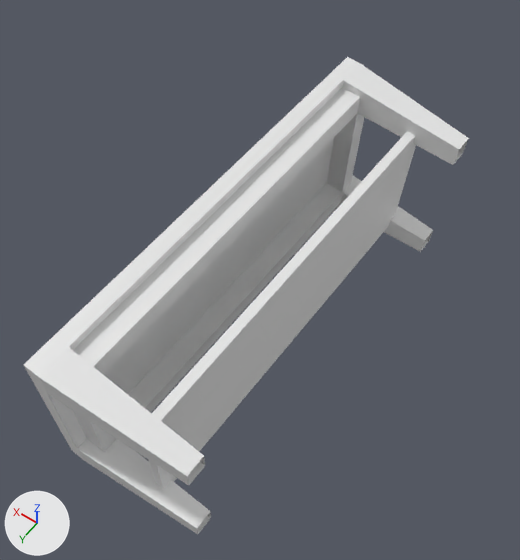
The OBJ model normalised_v2_dataset/RectangleTable/m874.obj, before and after one commit.
Before and after are seen from a 50 mm lens placed at (-0.53, 0.959, 1.218), pointed at (0.042, 0.158, -0.04). Lighting does not change. The marker at lower left points along +X, +Y and +Z. Where no turn or scale is listed for an object, it has been applied to the vertices. Vertices at the same position are counted once.

The first picture shows 'm874'.
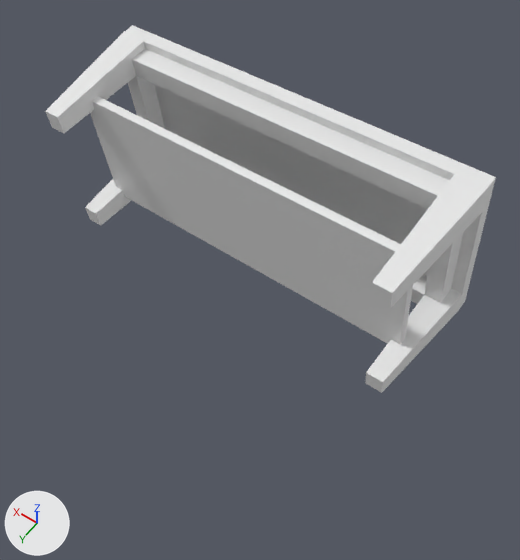
Location of each change, (x1, y1, x2, y2) in pixels of the pictures (520 x 560 px; the box of a moved part takes in the faces that stretch with it):
```json
{"object": "m874", "change": "reshaped", "before": [24, 57, 469, 534], "after": [45, 25, 496, 393], "on screen": "23% shorter"}
{"part": 1, "of": "me_m874", "change": "moved or reshaped", "before": [148, 131, 416, 490], "after": [90, 96, 413, 345]}
{"part": 2, "of": "me_m874", "change": "added", "after": [45, 25, 496, 393]}
{"part": 3, "of": "me_m874", "change": "deleted", "before": [24, 57, 469, 534]}
```

Scene script edits in JSON lines:
```json
{"block": "me_m874", "where": "# used by ob_m874; location = (0.0, 0.0, 0.0)"}
{"op": "remove", "block": "me_m874", "code": "me_m874.from_pydata(...)  # 5114 vertices, 9619 faces; spans x -0.203..0.194, y -0.323..0.677, z -0.234..0.243"}
{"op": "add", "block": "me_m874", "code": "me_m874.from_pydata(...)  # 5248 vertices, 9877 faces; spans x -0.334..0.666, y -0.203..0.196, z -0.23..0.241"}
{"block": "me_m874", "change": "me_m874 part 1: the loose piece of 1081 vertices spanning x -0.1..-0.026, y -0.269..0.635, z -0.201..0.179 is multiplied about its middle by the matrix ((-0.005, 1.002, -0.006), (-1.002, -0.005, -0.009), (-0.009, 0.006, 1.002)), then moved by (0.236, -0.128, 0.002)"}
{"block": "me_m874", "change": "me_m874 part 2: a new loose piece of 4167 vertices spanning x -0.334..0.666, y -0.203..0.196, z -0.23..0.241"}
{"block": "me_m874", "change": "me_m874 part 3: the loose piece of 4033 vertices spanning x -0.203..0.194, y -0.323..0.677, z -0.234..0.243 is deleted"}
```
